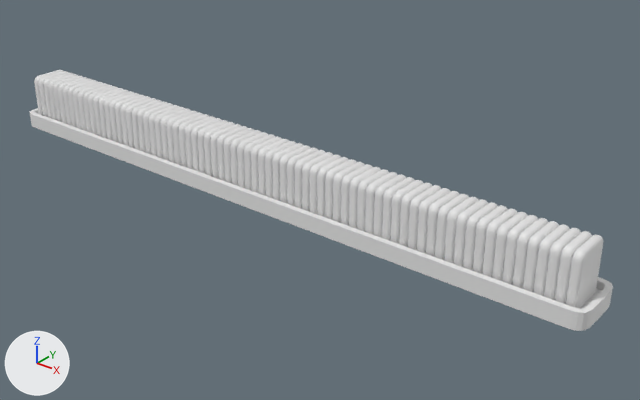
Two versions of the FBX model assets/collector_255.fbx, one commit apart.
Before and after are seen from a camera (50 mm lens) standing at (11.89, -12.72, 8.26) and looking at (1.28, 0.54, 0.03). Lighting does not change. The marker at lower left points along +X, +Y and +Z. Where no turn or scale is listed for an object, it has been applied to the vertices.

The older version as bpy lines, for what is in view:
```python
me_cube_001 = bpy.data.meshes.new('Cube.001')
me_cube_001.from_pydata(...)  # 17213 vertices, 14609 faces; spans x -7.5..7.7, y -0.6..0.6, z 0.0..0.3
# faces by material slot: [135, 14474]
me_cube_001.materials.append(mat_outsider)  # white #e7e7e7
me_cube_001.materials.append(mat_holes)  # blue #004be7
me_standart_001 = bpy.data.meshes.new('standart.001')
me_standart_001.from_pydata(...)  # 37950 vertices, 35700 faces; spans x -0.1..14.56, y -0.45..0.45, z -0.63..0.63
me_standart_001.materials.append(mat_cards)  # its picture is missing
ob_collector = bpy.data.objects.new('collector', me_cube_001)
ob_collector.location = (0.0, 0.0, 0.0)
ob_standart = bpy.data.objects.new('standart', me_standart_001)
ob_standart.location = (-7.12, 0.0, 0.66)
```
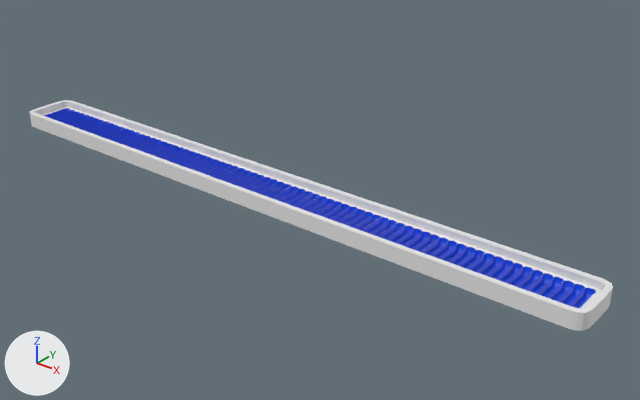
Where the change shows, as pixel boxes [x1, y1, x2, y2] in the pictures (640 x 400 px):
'standart', deleted
    before: [34, 70, 603, 308]

The change, as a list of edits to the scene's bpy script:
```text
Remove ob_standart:
    ob_standart = bpy.data.objects.new('standart', me_standart_001)
    ob_standart.location = (-7.12, 0.0, 0.66)
```
